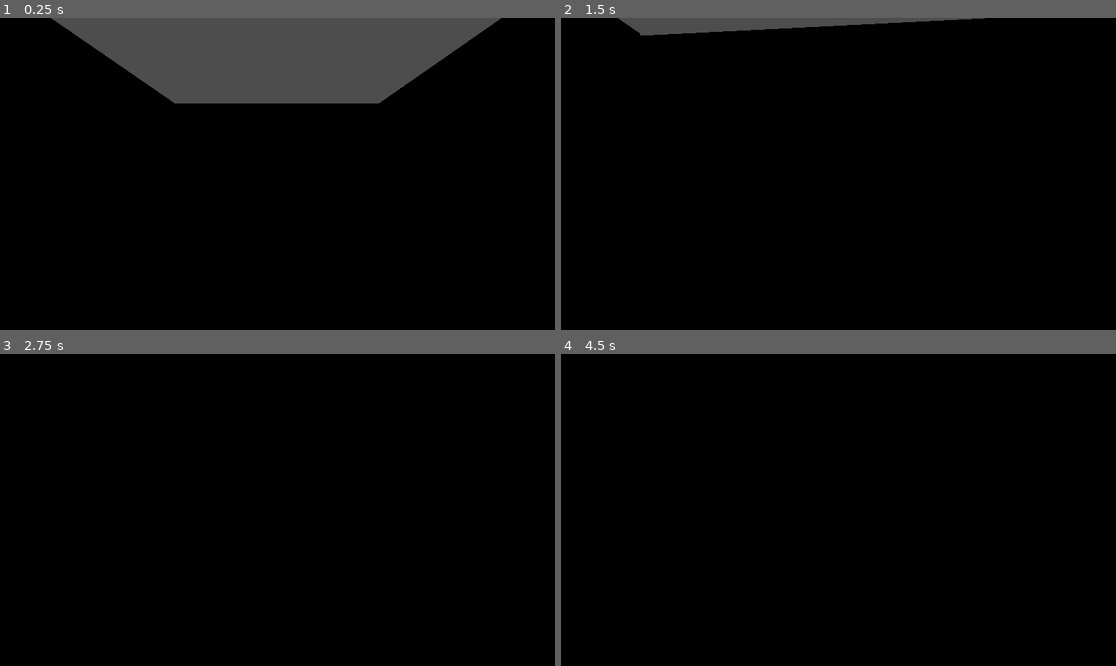
Above: before the commit, frames 1-4 (two rows, left to right).
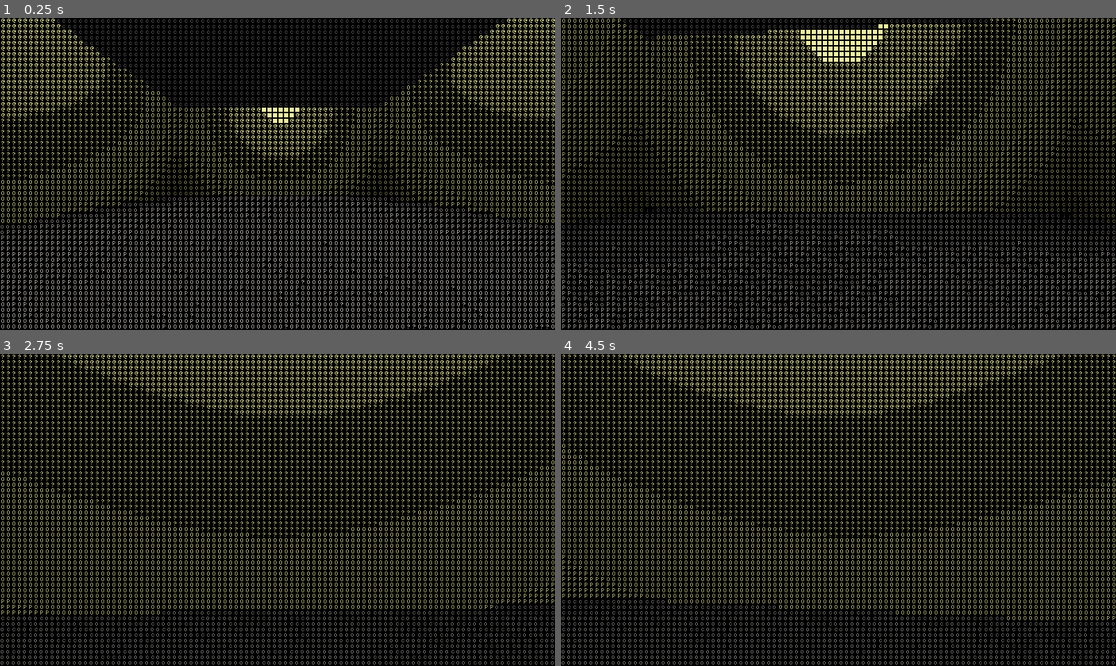
Above: after the commit, the same moments.

Repository: Erisolo/Leaving-ASCII-game
Game: Godot game, scene res://Scenes/mainScene.tscn
The game is run twice, just before and just after one commit, with the same random seed, the same clock (stepped at 60 frames per second) and the same inputs.
Inputs (mouse positions are in pixels of both pictures, inside the frame that each line leads up to):
- Up to frame 1 (0.25 s): no input
- Up to frame 2 (1.5 s): tap Enter at 0.5 s; move the mouse to (866, 174) at 0.52 s; hold W (move_forward) from 0.53 s (still down); move the mouse to (810, 174) at 1.27 s
- Up to frame 3 (2.75 s): keep holding W (move_forward); move the mouse to (288, 503) at 2.02 s
- Up to frame 4 (4.5 s): keep holding W (move_forward); tap Space at 2.75, 4.25 s; move the mouse to (832, 516) at 2.77 s; tap Enter at 3.5 s; move the mouse to (877, 513) at 3.52 s; move the mouse to (794, 506) at 4.27 s

The runs differ from the first frame. In frame 1, 29% of the frame differs, in the area x 0-100%, y 0-100%; in frame 2, 19%; in frame 3, 16%; in frame 4, 16%.

Commit message:
ASCII SHADER AL FIN POR FIN HOSTIA YA

Diff:
--- a/leaving-ascii/Scenes/mainScene.tscn
+++ b/leaving-ascii/Scenes/mainScene.tscn
@@ -3,8 +3,11 @@
 [ext_resource type="Texture2D" uid="uid://b8qngyaiw21iq" path="res://assets/suelo.jpeg" id="1_2c717"]
 [ext_resource type="Script" uid="uid://biwdsl8q6askk" path="res://scripts/playerController.gd" id="2_ly6xb"]
 [ext_resource type="Script" uid="uid://dqbmjmm8e1ypv" path="res://scripts/CameraMovement.gd" id="3_hewda"]
+[ext_resource type="Shader" uid="uid://dmngchnjf2hv2" path="res://shaders/ascii_shader.gdshader" id="4_47rga"]
+[ext_resource type="Texture2D" uid="uid://cr2bbtcftpojp" path="res://assets/edgesASCII.png" id="5_0vbqt"]
+[ext_resource type="Texture2D" uid="uid://cmm3418f6eofy" path="res://assets/fillASCII.png" id="5_yyxd1"]
 
-[sub_resource type="StandardMaterial3D" id="StandardMaterial3D_ly6xb"]
+[sub_resource type="StandardMaterial3D" id="StandardMaterial3D_yyxd1"]
 albedo_texture = ExtResource("1_2c717")
 
 [sub_resource type="BoxMesh" id="BoxMesh_hewda"]
@@ -70,6 +73,18 @@
 &"Walk": SubResource("Animation_dfgsd")
 }
 
+[sub_resource type="ShaderMaterial" id="ShaderMaterial_hewda"]
+render_priority = 0
+shader = ExtResource("4_47rga")
+shader_parameter/_ascii_tex = ExtResource("5_yyxd1")
+shader_parameter/_ascii_edge_tex = ExtResource("5_0vbqt")
+shader_parameter/_char_size = 8.0
+shader_parameter/_char_count = 10.0
+
+[sub_resource type="QuadMesh" id="QuadMesh_m8nr8"]
+flip_faces = true
+size = Vector2(2, 2)
+
 [sub_resource type="StandardMaterial3D" id="StandardMaterial3D_0vbqt"]
 vertex_color_use_as_albedo = true
 albedo_color = Color(1, 1, 0.67058825, 1)
@@ -115,6 +130,15 @@
 libraries/ = SubResource("AnimationLibrary_m8nr8")
 script = ExtResource("3_hewda")
 player = NodePath("../..")
+
+[node name="PostProcessPasses" type="Node3D" parent="player/Camera3D" unique_id=692207879]
+transform = Transform3D(1, 0, 0, 0, 1, 0, 0, 0, 1, 0, -0.85917425, -0.454827)
+metadata/_edit_group_ = true
+
+[node name="SS_PostProcess" type="MeshInstance3D" parent="player/Camera3D/PostProcessPasses" unique_id=1194059139]
+material_override = SubResource("ShaderMaterial_hewda")
+mesh = SubResource("QuadMesh_m8nr8")
+skeleton = NodePath("../../../..")
 
 [node name="MeshInstance3D3" type="MeshInstance3D" parent="." unique_id=565588425]
 transform = Transform3D(-1.7632617e-07, -0.51218474, 0, 4.0338726, -2.2388308e-08, 0, 0, 0, 9.1836195, -4.569195, 1.8424168, 0.03700754)
@@ -160,3 +184,12 @@
 
 [node name="CollisionShape3D" type="CollisionShape3D" parent="MeshInstance3D6/RigidBody3D" unique_id=1865530541]
 shape = SubResource("BoxShape3D_m8nr8")
+
+[node name="Lights" type="Node3D" parent="." unique_id=1183542908]
+transform = Transform3D(1, 0, 0, 0, 1, 0, 0, 0, 1, 0, 3.3161068, 0)
+metadata/_edit_group_ = true
+
+[node name="OmniLight3D" type="OmniLight3D" parent="Lights" unique_id=2052276398]
+transform = Transform3D(1, 0, 0, 0, 1, 0, 0, 0, 1, 0, 0.6019747, 0)
+light_energy = 4.555
+omni_range = 8.803187
--- /dev/null
+++ b/leaving-ascii/Scenes/sample_scene.tscn
@@ -0,0 +1,163 @@
+[gd_scene format=3 uid="uid://dyd88fhecdeq"]
+
+[ext_resource type="ArrayMesh" uid="uid://ddlsmy62b1yto" path="res://Assets/rubber_duck.obj" id="1_nujw2"]
+[ext_resource type="Shader" uid="uid://dmngchnjf2hv2" path="res://Shaders/ascii_shader.gdshader" id="3_e182i"]
+[ext_resource type="Texture2D" uid="uid://cr2bbtcftpojp" path="res://assets/edgesASCII.png" id="3_r0vkx"]
+[ext_resource type="Texture2D" uid="uid://cmm3418f6eofy" path="res://assets/fillASCII.png" id="4_rrkdm"]
+[ext_resource type="Script" uid="uid://biwdsl8q6askk" path="res://scripts/playerController.gd" id="5_w4p6l"]
+[ext_resource type="Script" uid="uid://dqbmjmm8e1ypv" path="res://scripts/CameraMovement.gd" id="6_nufws"]
+
+[sub_resource type="StandardMaterial3D" id="StandardMaterial3D_shi7a"]
+albedo_color = Color(1, 1, 0.243137, 1)
+
+[sub_resource type="StandardMaterial3D" id="StandardMaterial3D_2ouw2"]
+albedo_color = Color(0.957808, 0.315578, 1.92523e-07, 1)
+
+[sub_resource type="StandardMaterial3D" id="StandardMaterial3D_0gtnw"]
+albedo_color = Color(0, 0, 0, 1)
+
+[sub_resource type="StandardMaterial3D" id="StandardMaterial3D_vcny6"]
+
+[sub_resource type="StandardMaterial3D" id="StandardMaterial3D_w3v3a"]
+albedo_color = Color(1, 0.61274, 0.955992, 1)
+
+[sub_resource type="PlaneMesh" id="PlaneMesh_jhvmh"]
+
+[sub_resource type="ShaderMaterial" id="ShaderMaterial_hbgyi"]
+render_priority = 0
+shader = ExtResource("3_e182i")
+shader_parameter/_ascii_tex = ExtResource("4_rrkdm")
+shader_parameter/_ascii_edge_tex = ExtResource("3_r0vkx")
+shader_parameter/_char_size = 8.0
+shader_parameter/_char_count = 10.0
+
+[sub_resource type="QuadMesh" id="QuadMesh_siklj"]
+flip_faces = true
+size = Vector2(2, 2)
+
+[sub_resource type="Environment" id="Environment_bos2v"]
+
+[sub_resource type="CapsuleMesh" id="CapsuleMesh_1ucde"]
+
+[sub_resource type="CapsuleShape3D" id="CapsuleShape3D_7m3wy"]
+margin = 0.0
+
+[sub_resource type="Animation" id="Animation_kvv6r"]
+resource_name = "Idle"
+tracks/0/type = "value"
+tracks/0/imported = false
+tracks/0/enabled = true
+tracks/0/path = NodePath(".:position")
+tracks/0/interp = 1
+tracks/0/loop_wrap = true
+tracks/0/keys = {
+"times": PackedFloat32Array(0, 1),
+"transitions": PackedFloat32Array(1, 1),
+"update": 0,
+"values": [Vector3(0, 1, 0.454827), Vector3(0, 1, 0.454827)]
+}
+
+[sub_resource type="Animation" id="Animation_picsy"]
+length = 0.001
+tracks/0/type = "value"
+tracks/0/imported = false
+tracks/0/enabled = true
+tracks/0/path = NodePath(".:position")
+tracks/0/interp = 1
+tracks/0/loop_wrap = true
+tracks/0/keys = {
+"times": PackedFloat32Array(0),
+"transitions": PackedFloat32Array(1),
+"update": 0,
+"values": [Vector3(0, 1, 0.454827)]
+}
+
+[sub_resource type="Animation" id="Animation_dfgsd"]
+resource_name = "Walk"
+length = 0.5
+loop_mode = 1
+tracks/0/type = "value"
+tracks/0/imported = false
+tracks/0/enabled = true
+tracks/0/path = NodePath(".:position")
+tracks/0/interp = 1
+tracks/0/loop_wrap = true
+tracks/0/keys = {
+"times": PackedFloat32Array(0, 0.125, 0.36666667, 0.5),
+"transitions": PackedFloat32Array(1, 1, 1, 1),
+"update": 0,
+"values": [Vector3(0, 1, 0.454827), Vector3(0, 1.1, 0.455), Vector3(0, 0.9, 0.455), Vector3(0, 1, 0.454827)]
+}
+
+[sub_resource type="AnimationLibrary" id="AnimationLibrary_6o522"]
+_data = {
+&"Idle": SubResource("Animation_kvv6r"),
+&"RESET": SubResource("Animation_picsy"),
+&"Walk": SubResource("Animation_dfgsd")
+}
+
+[node name="Sample" type="Node3D" unique_id=508066511]
+
+[node name="Env" type="Node3D" parent="." unique_id=1345097885]
+metadata/_edit_group_ = true
+
+[node name="RubberDuck" type="MeshInstance3D" parent="Env" unique_id=1647490931]
+transform = Transform3D(0.5, 0, 0, 0, 0.5, 0, 0, 0, 0.5, 0, 0.333394, 0)
+mesh = ExtResource("1_nujw2")
+skeleton = NodePath("../..")
+surface_material_override/0 = SubResource("StandardMaterial3D_shi7a")
+surface_material_override/1 = SubResource("StandardMaterial3D_2ouw2")
+surface_material_override/2 = SubResource("StandardMaterial3D_0gtnw")
+surface_material_override/3 = SubResource("StandardMaterial3D_vcny6")
+
+[node name="Ground" type="MeshInstance3D" parent="Env" unique_id=128863199]
+transform = Transform3D(1, 0, 0, 0, 1, 1.06581e-14, 0, -1.06581e-14, 1, 0, 0, 0)
+material_override = SubResource("StandardMaterial3D_w3v3a")
+mesh = SubResource("PlaneMesh_jhvmh")
+skeleton = NodePath("../..")
+
+[node name="Lights" type="Node3D" parent="." unique_id=1633435547]
+metadata/_edit_group_ = true
+
+[node name="OmniLight3D" type="OmniLight3D" parent="Lights" unique_id=569042706]
+transform = Transform3D(1, 0, 0, 0, 1, 0, 0, 0, 1, -0.79509, 0.924232, 0.821729)
+
+[node name="OmniLight3D2" type="OmniLight3D" parent="Lights" unique_id=22511811]
+transform = Transform3D(1, 0, 0, 0, 1, 0, 0, 0, 1, 0.729182, 0.924232, 0.821729)
+
+[node name="PostProcessPasses" type="Node3D" parent="." unique_id=2006709664]
+metadata/_edit_group_ = true
+
+[node name="SS_PostProcess" type="MeshInstance3D" parent="PostProcessPasses" unique_id=929544976]
+material_override = SubResource("ShaderMaterial_hbgyi")
+mesh = SubResource("QuadMesh_siklj")
+skeleton = NodePath("../..")
+
+[node name="WorldEnvironment" type="WorldEnvironment" parent="." unique_id=1181598311]
+environment = SubResource("Environment_bos2v")
+
+[node name="player" type="CharacterBody3D" parent="." unique_id=1568589669 node_paths=PackedStringArray("camera")]
+transform = Transform3D(1, 0, 0, 0, 1, 0, 0, 0, 1, 0, -0.14082575, 0)
+script = ExtResource("5_w4p6l")
+speed = 3.0
+acceleration = 17.0
+camera_sens = 0.7
+camera = NodePath("Camera3D")
+
+[node name="shape" type="MeshInstance3D" parent="player" unique_id=1674173907]
+transform = Transform3D(1, 0, 0, 0, 1, 0, 0, 0, 0.99999994, 0, 1.2600884, 0)
+visible = false
+mesh = SubResource("CapsuleMesh_1ucde")
+
+[node name="CollisionShape3D" type="CollisionShape3D" parent="player" unique_id=15263832]
+transform = Transform3D(1, 0, 0, 0, 1, 0, 0, 0, 0.9999999, 0, 1.228053, 0)
+shape = SubResource("CapsuleShape3D_7m3wy")
+
+[node name="Camera3D" type="Camera3D" parent="player" unique_id=520045672]
+transform = Transform3D(1, 0, 0, 0, 1, 0, 0, 0, 1, 0, 1, 0.454827)
+fov = 105.15333
+
+[node name="AnimationPlayer" type="AnimationPlayer" parent="player/Camera3D" unique_id=380579730 node_paths=PackedStringArray("player")]
+libraries/ = SubResource("AnimationLibrary_6o522")
+script = ExtResource("6_nufws")
+player = NodePath("../..")
--- a/leaving-ascii/player.tscn
+++ /dev/null
@@ -1,79 +0,0 @@
-[gd_scene format=3 uid="uid://cx1l3tdsgsn7k"]
-
-[ext_resource type="Script" uid="uid://biwdsl8q6askk" path="res://Scripts/PlayerController.gd" id="1_4qkr3"]
-
-[sub_resource type="CapsuleShape3D" id="CapsuleShape3D_kvv6r"]
-height = 2.618164
-
-[sub_resource type="BoxMesh" id="BoxMesh_bhgpk"]
-
-[sub_resource type="Animation" id="Animation_kvv6r"]
-resource_name = "Idle"
-tracks/0/type = "value"
-tracks/0/imported = false
-tracks/0/enabled = true
-tracks/0/path = NodePath(".:position")
-tracks/0/interp = 1
-tracks/0/loop_wrap = true
-tracks/0/keys = {
-"times": PackedFloat32Array(0, 1),
-"transitions": PackedFloat32Array(1, 1),
-"update": 0,
-"values": [Vector3(0, 1, 0.454827), Vector3(0, 1, 0.454827)]
-}
-
-[sub_resource type="Animation" id="Animation_picsy"]
-length = 0.001
-tracks/0/type = "value"
-tracks/0/imported = false
-tracks/0/enabled = true
-tracks/0/path = NodePath(".:position")
-tracks/0/interp = 1
-tracks/0/loop_wrap = true
-tracks/0/keys = {
-"times": PackedFloat32Array(0),
-"transitions": PackedFloat32Array(1),
-"update": 0,
-"values": [Vector3(0, 1, 0.454827)]
-}
-
-[sub_resource type="Animation" id="Animation_dfgsd"]
-resource_name = "Walk"
-length = 0.5
-loop_mode = 1
-tracks/0/type = "value"
-tracks/0/imported = false
-tracks/0/enabled = true
-tracks/0/path = NodePath(".:position")
-tracks/0/interp = 1
-tracks/0/loop_wrap = true
-tracks/0/keys = {
-"times": PackedFloat32Array(0, 0.125, 0.36666667, 0.5),
-"transitions": PackedFloat32Array(1, 1, 1, 1),
-"update": 0,
-"values": [Vector3(0, 1, 0.454827), Vector3(0, 1.1, 0.455), Vector3(0, 0.9, 0.455), Vector3(0, 1, 0.454827)]
-}
-
-[sub_resource type="AnimationLibrary" id="AnimationLibrary_picsy"]
-_data = {
-&"Idle": SubResource("Animation_kvv6r"),
-&"RESET": SubResource("Animation_picsy"),
-&"Walk": SubResource("Animation_dfgsd")
-}
-
-[node name="Player" type="CharacterBody3D" unique_id=597419909]
-script = ExtResource("1_4qkr3")
-
-[node name="CollisionShape3D" type="CollisionShape3D" parent="." unique_id=959522936]
-transform = Transform3D(1, 0, 0, 0, 1, 0, 0, 0, 1, 0, -0.08358768, -0.06995201)
-shape = SubResource("CapsuleShape3D_kvv6r")
-
-[node name="MeshInstance3D" type="MeshInstance3D" parent="." unique_id=1215534163]
-transform = Transform3D(1, 0, 0, 0, 2.8, 0, 0, 0, 1, 0, 0, 0)
-mesh = SubResource("BoxMesh_bhgpk")
-
-[node name="Camera3D" type="Camera3D" parent="." unique_id=2099334786]
-transform = Transform3D(-0.99999785, 0, 0.0020770098, 0, 1, 0, -0.0020770098, 0, -0.99999785, 0, 1, 0.454827)
-
-[node name="AnimationPlayer" type="AnimationPlayer" parent="Camera3D" unique_id=1411570669]
-libraries/ = SubResource("AnimationLibrary_picsy")
--- a/leaving-ascii/scripts/playerController.gd
+++ b/leaving-ascii/scripts/playerController.gd
@@ -29,7 +29,6 @@
 		else: capture_mouse()
 
 func _physics_process(delta: float) -> void:
-	if mouse_captured: _handle_joypad_camera_rotation(delta)
 	velocity = _walk(delta)
 	move_and_slide()
 
@@ -45,13 +44,6 @@
 	camera.rotation.y -= look_dir.x * camera_sens * sens_mod
 	camera.rotation.x = clamp(camera.rotation.x - look_dir.y * camera_sens * sens_mod, -1.5, 1.5)
 
-func _handle_joypad_camera_rotation(delta: float, sens_mod: float = 1.0) -> void:
-	var joypad_dir: Vector2 = Input.get_vector(&"look_left", &"look_right", &"look_up", &"look_down")
-	if joypad_dir.length() > 0:
-		look_dir += joypad_dir * delta
-		_rotate_camera(sens_mod)
-		look_dir = Vector2.ZERO
-
 func _walk(delta: float) -> Vector3:
 	move_dir = Input.get_vector(&"move_left", &"move_right", &"move_forward", &"move_backwards")
 	var _forward: Vector3 = camera.global_transform.basis * Vector3(move_dir.x, 0, move_dir.y)
--- a/leaving-ascii/shaders/ascii.gdshader
+++ b/leaving-ascii/shaders/ascii_shader.gdshader
@@ -90,5 +90,5 @@
 
 	// add color
 	vec3 col = tex * ascii;
-	ALBEDO = vec3(ascii);// col;
+	ALBEDO = vec3(col);// col;
 }
Not shown: 1 places in leaving-ascii/Scenes/mainScene.tscn that only renumber resources
Binary file added: leaving-ascii/assets/edgesASCII.png
Not shown, added: leaving-ascii/assets/edgesASCII.png.import
Binary file added: leaving-ascii/assets/fillASCII.png
Not shown, added: leaving-ascii/assets/fillASCII.png.import
Not shown, added: leaving-ascii/assets/rubber_duck.obj
Not shown, added: leaving-ascii/assets/rubber_duck.obj.import
Not shown, added: leaving-ascii/assets/sample_room.obj
Not shown, added: leaving-ascii/assets/sample_room.obj.import
Not shown, removed: leaving-ascii/shaders/ascii.gdshader.uid
Not shown, added: leaving-ascii/shaders/ascii_shader.gdshader.uid
